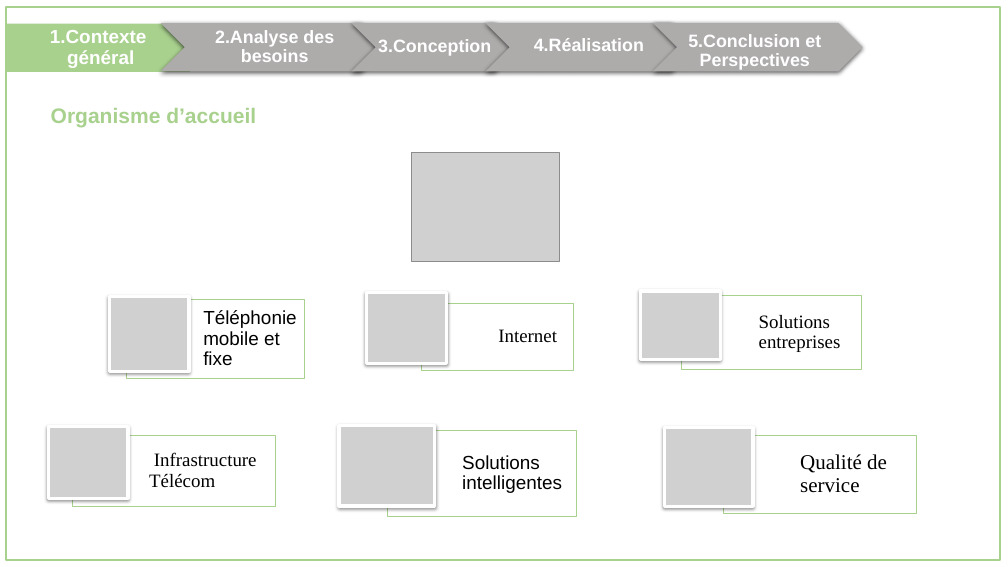
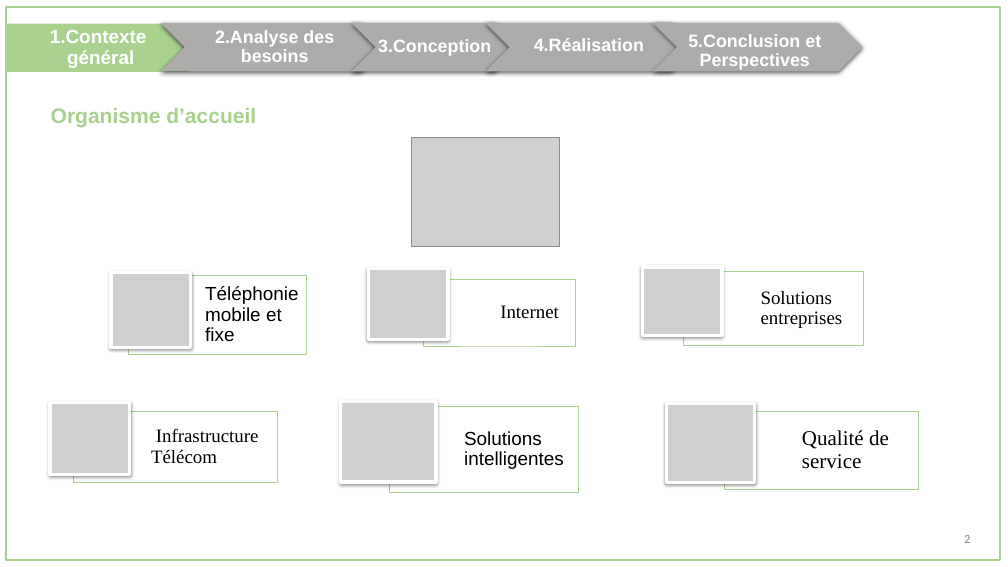
Before and after one commit to oussema1-hub/Rapport-Conception, a slide deck: slide 4 of presentation.pptx. Drawn at 1008x567 pixels with LibreOffice and Linux fonts; fonts in the diff are those of the drawing; grey boxes stand for pictures. Boxes give left, top, right and bottom in pixels: in the first picture for what was removed or moved away, otherwise in the second. Text is boxed around its words. In the diff, an @@ line names an element or a change of style, - is before the commit and + after.

```diff
--- a/presentation.pptx
+++ b/presentation.pptx
@@ picture: place and size @@
-picture at (411, 153, 560, 262)
+picture at (411, 138, 560, 247)
@@ text "Solutions entreprises": place and size @@
-text "Solutions entreprises" at (759, 315, 841, 352)
+text "Solutions entreprises" at (761, 291, 843, 328)
@@ rectangle: place and size @@
-rectangle at (681, 295, 862, 369)
+rectangle at (684, 271, 864, 346)
@@ 6 pictures, 5 texts, 5 rectangles: place and size @@
-6 pictures, 5 texts, 5 rectangles at (48, 291, 917, 517)
+6 pictures, 5 texts, 5 rectangles at (50, 267, 919, 493)
@@ text added at (964, 535, 970, 543), 12 pt, text #888888 @@
+2
```
Also in this commit, not shown: 35 other slides changed, 1 other file.
